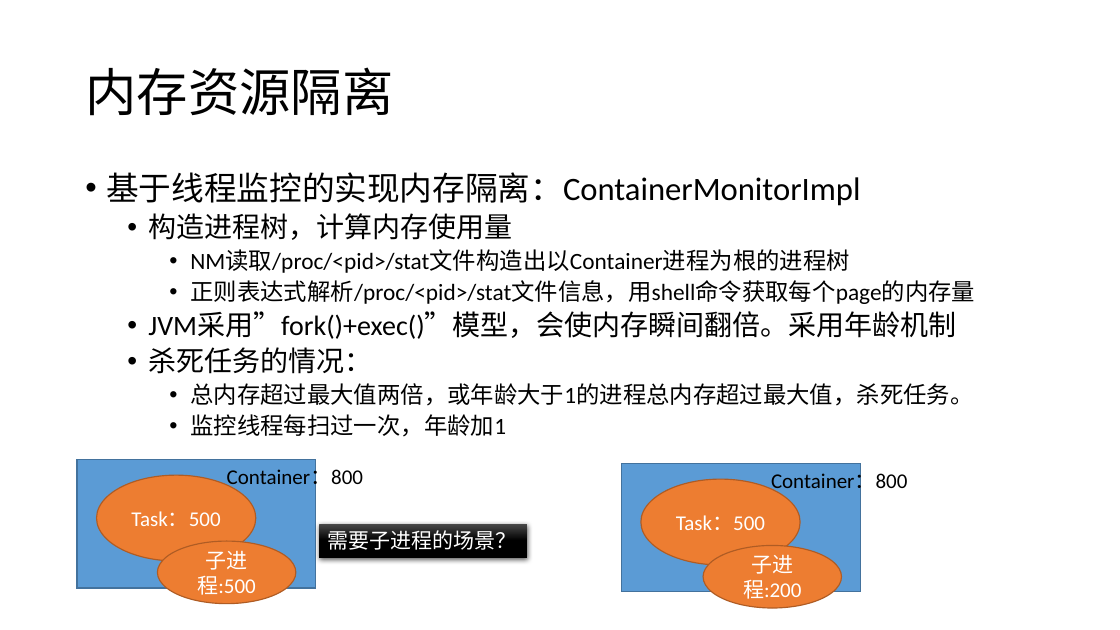
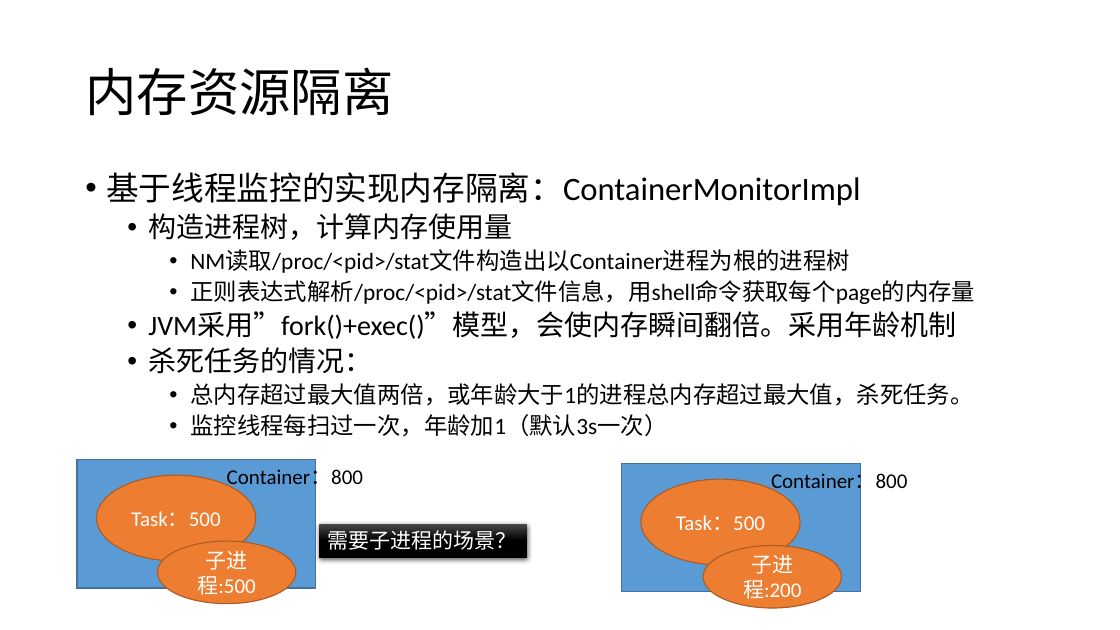
Before and after one commit to loull521/hadoop-yarn-src-read, a slide deck: slide 8 of ppt/Hadoop_2.4.1_YARN_source_code_read.pptx (slide 9 before the commit). Drawn at 1120x630 pixels with LibreOffice and Linux fonts; fonts in the diff are those of the drawing. Boxes give left, top, right and bottom in pixels: in the first picture for what was removed or moved away, otherwise in the second. Text is boxed around its words. In the diff, an @@ line names an element or a change of style, - is before the commit and + after.

```diff
--- a/ppt/Hadoop_2.4.1_YARN_source_code_read.pptx
+++ b/ppt/Hadoop_2.4.1_YARN_source_code_read.pptx
@@ text at [190,414,667,437]: text changed @@
-    • 监控线程每扫过一次，年龄加1
+    • 监控线程每扫过一次，年龄加1（默认3s一次）
```
Also in this commit, not shown: 16 other slides changed, 4 slides added, 1 slide removed, 5 other files.
